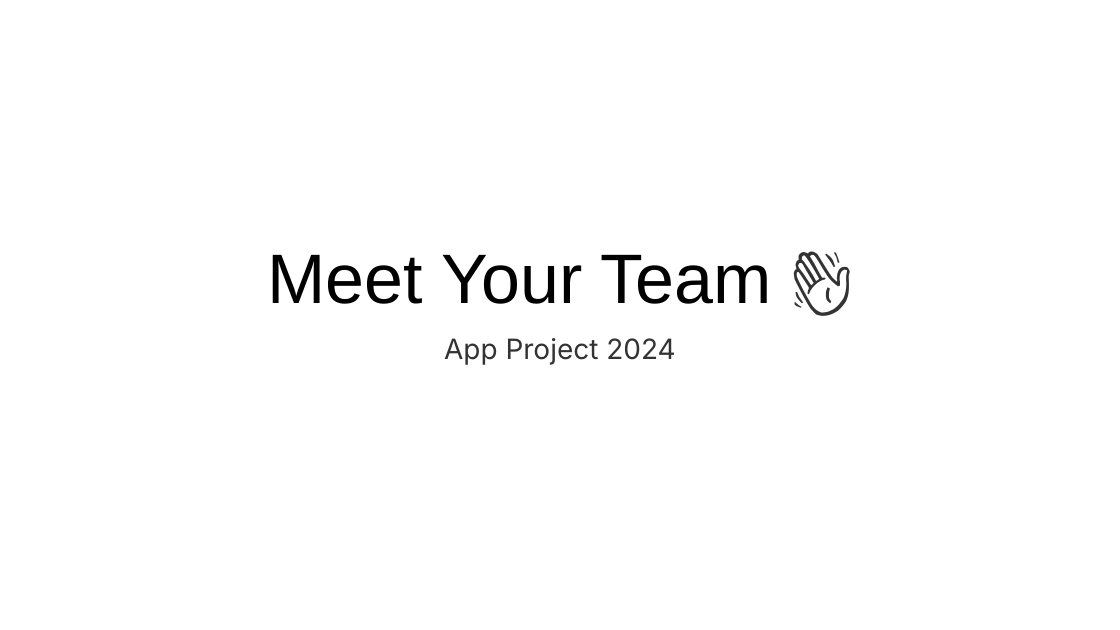
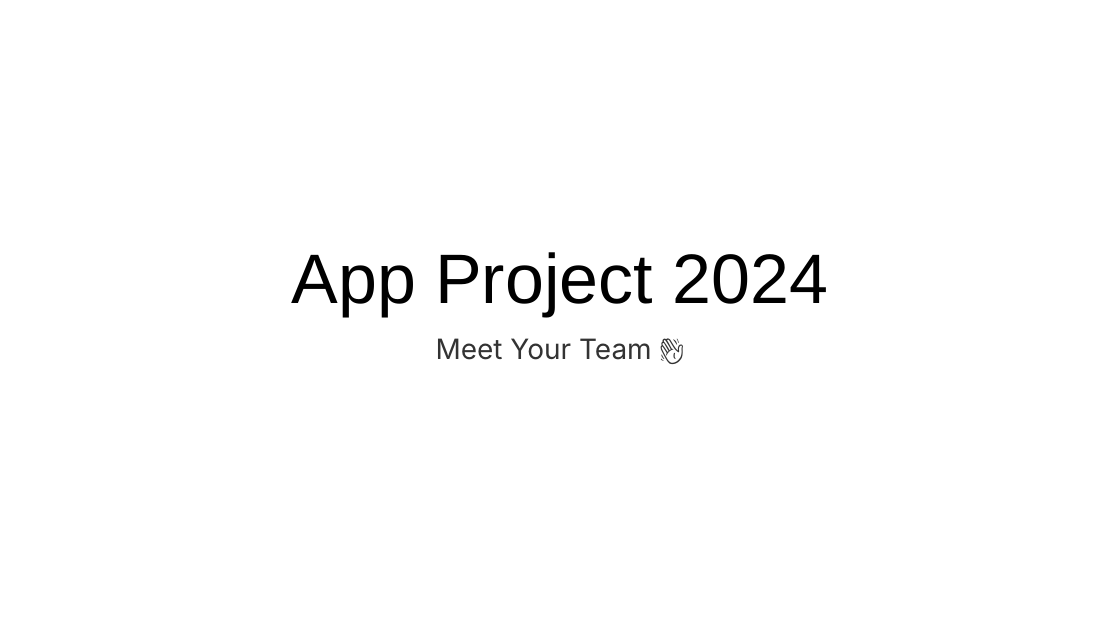
Before and after one commit to hylandtechoutreach/peeke-internship-2025, a slide deck: slide 1 of MeetTeam.pptx. Drawn at 1120x630 pixels with LibreOffice and Linux fonts; fonts in the diff are those of the drawing. Boxes give left, top, right and bottom in pixels: in the first picture for what was removed or moved away, otherwise in the second. Text is boxed around its words. In the diff, an @@ line names an element or a change of style, - is before the commit and + after.

```diff
--- a/MeetTeam.pptx
+++ b/MeetTeam.pptx
@@ title at (291, 252, 828, 316): text changed @@
-Meet Your Team 👋
+App Project 2024
@@ subtitle at (436, 338, 652, 360): text changed @@
-App Project 2024
+Meet Your Team 👋
```
Also in this commit, not shown: 1 other file.
